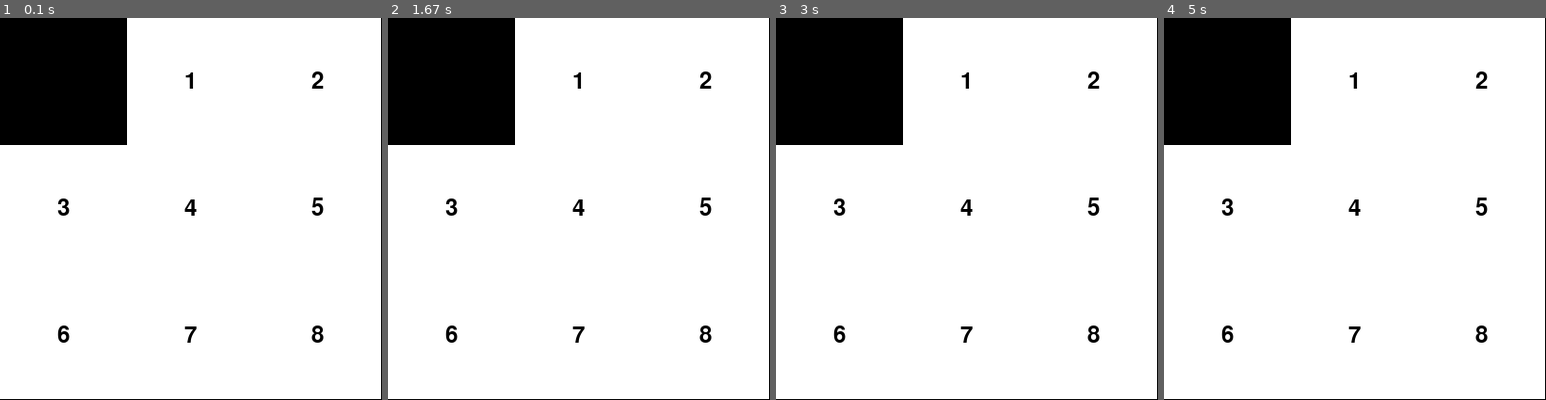
Above: before the commit, frames 1-4 (left to right).
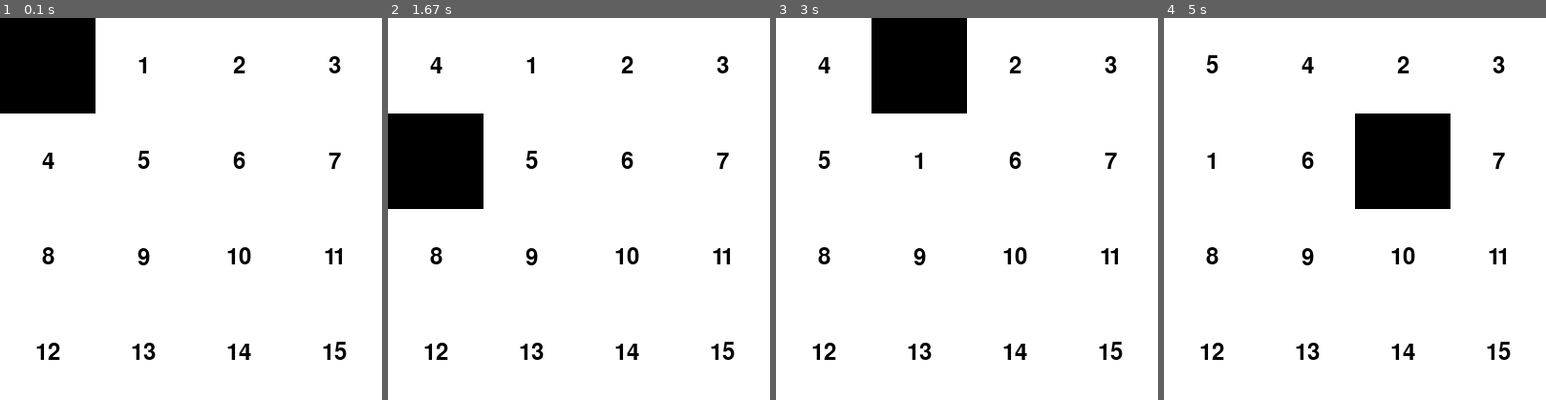
Above: after the commit, the same moments.

Repository: TahianSylvain/AlgoM1S1
Game: pygame game, started from puzzle_front.py
The game is run twice, just before and just after one commit, with the same random seed, the same clock (stepped at 60 frames per second) and the same inputs.
Inputs (mouse positions are in pixels of both pictures, inside the frame that each line leads up to):
- Up to frame 1 (0.1 s): no input
- Up to frame 2 (1.67 s): click (579, 209) at 0.38 s; click (460, 151) at 0.72 s; click (460, 300) at 1.08 s; click (441, 197) at 1.55 s
- Up to frame 3 (3 s): click (955, 144) at 1.88 s; click (905, 82) at 2.22 s
- Up to frame 4 (5 s): click (1240, 79) at 3.88 s; click (1244, 186) at 4.22 s; click (1270, 178) at 4.55 s; click (1431, 159) at 4.88 s

The runs differ from the first frame. In frame 1, 7.5% of the frame differs, in the area x 0-100%, y 0-100%; in frame 2, 16%; in frame 3, 16%; in frame 4, 20%.

Commit message:
Nb front released!

Diff:
--- a/puzzle_swap.py
+++ b/puzzle_front.py
@@ -2,7 +2,7 @@
 
 
 pygame.init()
-width, height, dim = 400, 400, 3
+width, height, dim = 400, 400, 4
 white = (255, 255, 255)
 black = (0, 0, 0)
 tile_size = width // dim
@@ -13,7 +13,7 @@
 
 # Create the puzzle grid
 grid = [[i + j * dim for i in range(dim)] for j in range(dim)]
-print(grid)
+
 
 def draw_grid():
     for row in range(dim):
@@ -48,10 +48,8 @@
         elif event.type == pygame.MOUSEBUTTONDOWN:
             x, y = pygame.mouse.get_pos()
             row, col = y // tile_size, x // tile_size
-            print(row, col)
             if grid[row][col]:
-                print('Full')
-                permute_blank(x, y)
+                permute_blank(row, col)
                 draw_grid()
 
 
